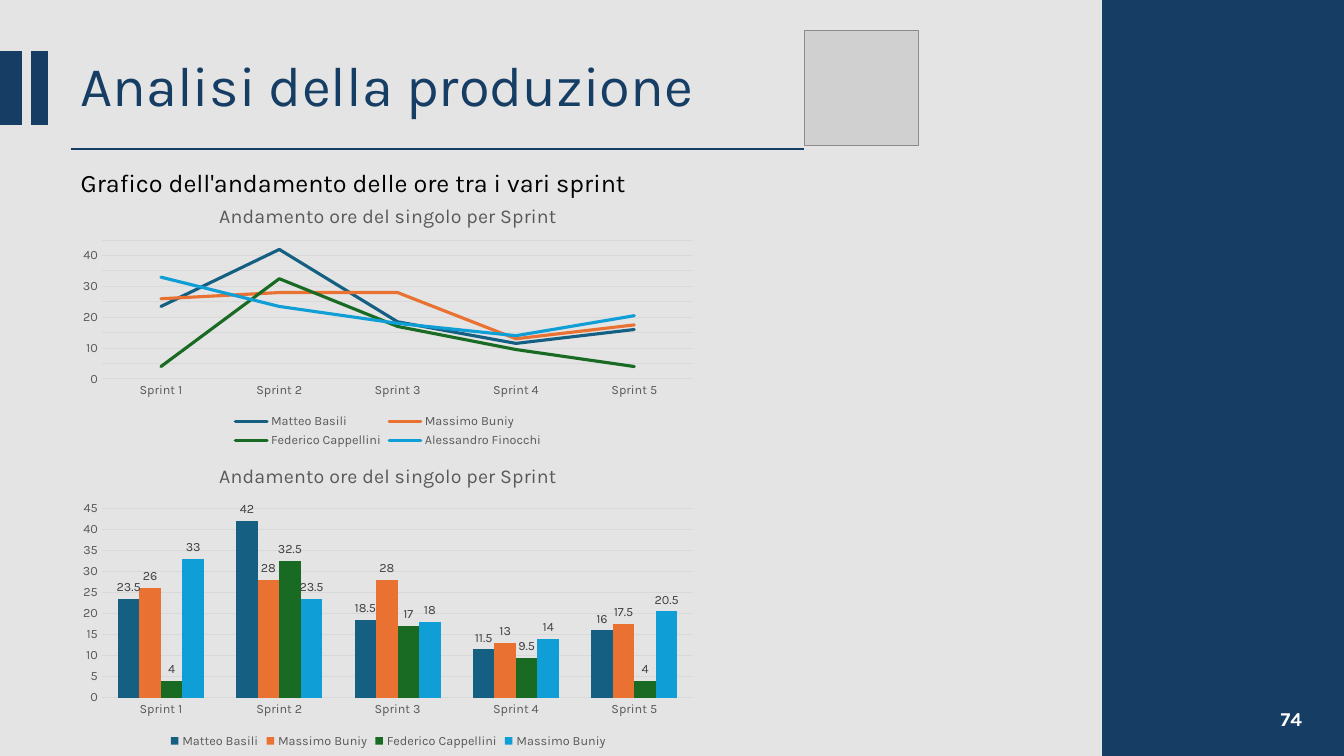
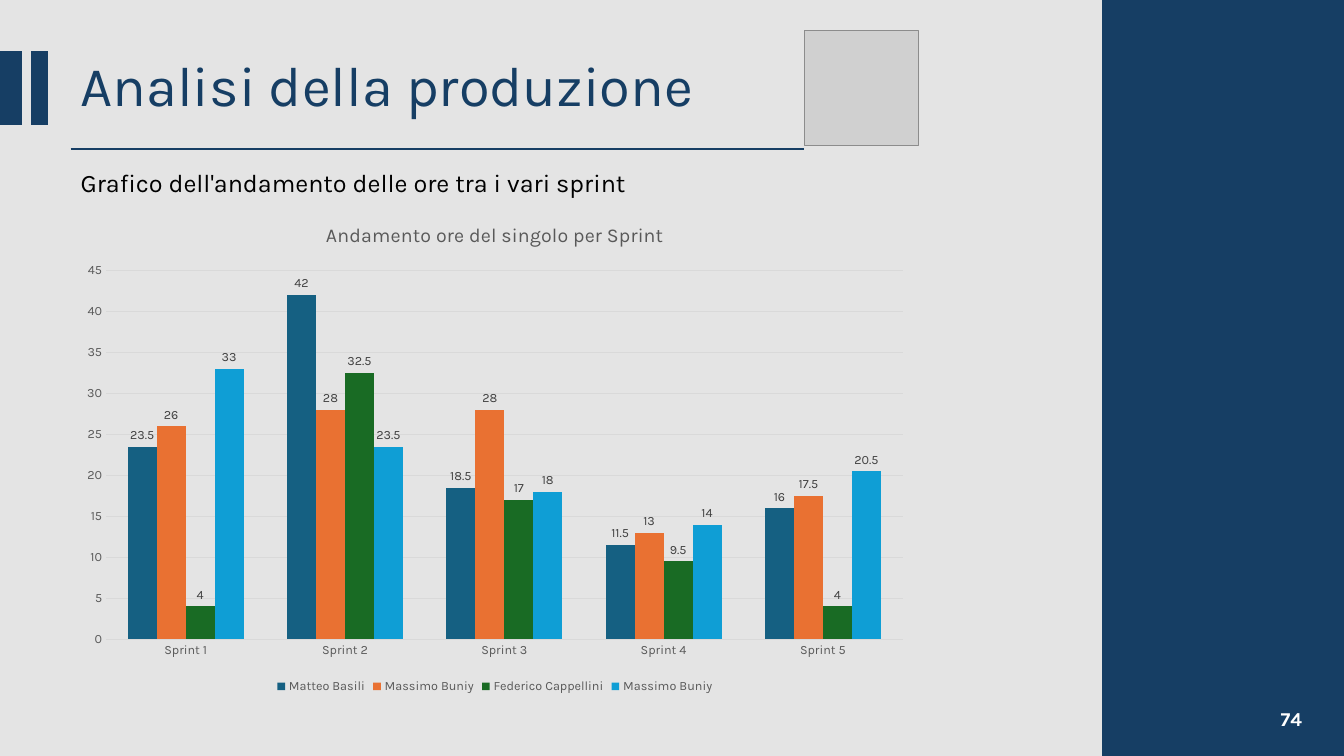
Before and after one commit to CSW-Teams/MS3-docs, a slide deck: slide 74 of teams_sprint_review/ShiftsHappen/Sprint 5/CSW Sprint 5.pptx. Drawn at 1344x756 pixels with LibreOffice and Linux fonts; fonts in the diff are those of the drawing; grey boxes stand for pictures. Boxes give left, top, right and bottom in pixels: in the first picture for what was removed or moved away, otherwise in the second. Text is boxed around its words. In the diff, an @@ line names an element or a change of style, - is before the commit and + after.

Commit message:
Update slides Sprint 5

```diff
--- a/teams_sprint_review/ShiftsHappen/Sprint 5/CSW Sprint 5.pptx
+++ b/teams_sprint_review/ShiftsHappen/Sprint 5/CSW Sprint 5.pptx
@@ column chart: place and size @@
-column chart at (71,449,707,753)
+column chart at (71,204,921,699)
@@ line chart removed at (71,190,707,452) @@
-title "Andamento ore del singolo per Sprint "
-categories: Sprint 1, Sprint 2, Sprint 3, Sprint 4, Sprint 5
-Matteo Basili: 24, 42, 18, 12, 16
-Massimo Buniy: 26, 28, 28, 13, 18
-Federico Cappellini: 4, 32, 17, 10, 4
-Alessandro Finocchi: 33, 24, 18, 14, 20
```
Also in this commit, not shown: 1 other slide changed, 1 other file.
